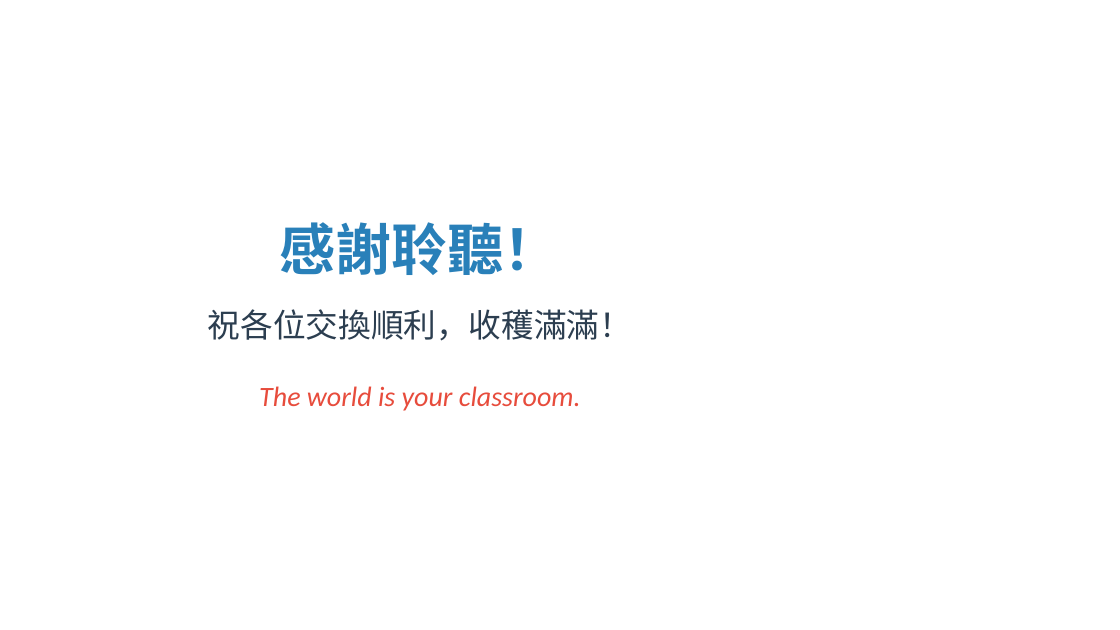
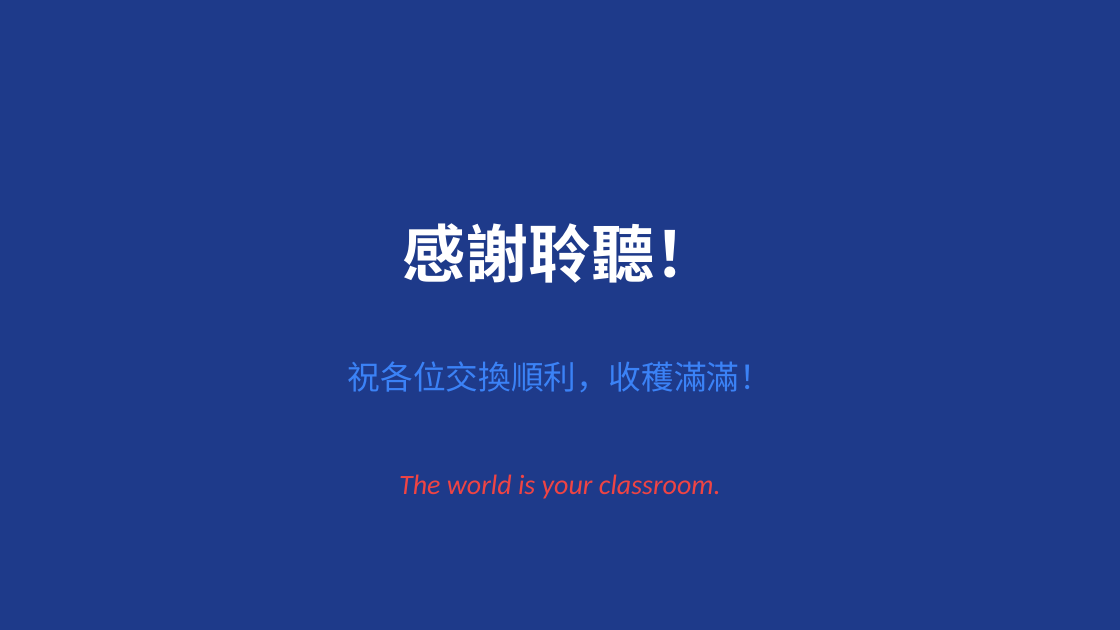
Before and after one commit to thc1006/czech-exchange, a slide deck: slide 20 of 交換經驗分享會_蔡秀吉_百川學程.pptx (slide 18 before the commit). Drawn at 1120x630 pixels with LibreOffice and Linux fonts; fonts in the diff are those of the drawing. Boxes give left, top, right and bottom in pixels: in the first picture for what was removed or moved away, otherwise in the second. Text is boxed around its words. In the diff, an @@ line names an element or a change of style, - is before the commit and + after.

```diff
--- a/交換經驗分享會_蔡秀吉_百川學程.pptx
+++ b/交換經驗分享會_蔡秀吉_百川學程.pptx
@@ rectangle added at (x1=0, y1=0, x2=1120, y2=630), fill #1E3A8A @@
@@ text at (x1=280, y1=222, x2=560, y2=275): paragraph removed @@
-感謝聆聽！
@@ text added at (x1=402, y1=223, x2=717, y2=283), 54 pt, text #FFFFFF, bold @@
+感謝聆聽！
@@ text "祝各位交換順利，收穫滿滿！" moved from (x1=208, y1=222, x2=632, y2=411) to (x1=348, y1=361, x2=772, y2=392) @@
@@ text "祝各位交換順利，收穫滿滿！" at (x1=348, y1=361, x2=772, y2=392): text colour #2C3E50 to #3B82F6; less space between paragraphs @@
@@ text at (x1=259, y1=386, x2=581, y2=411): paragraph removed @@
-The world is your classroom.
@@ text added at (x1=399, y1=474, x2=721, y2=499), 24 pt, text #EF4444, italic @@
+The world is your classroom.
```
Also in this commit, not shown: 17 other slides changed, 2 slides added, 1 other file.
